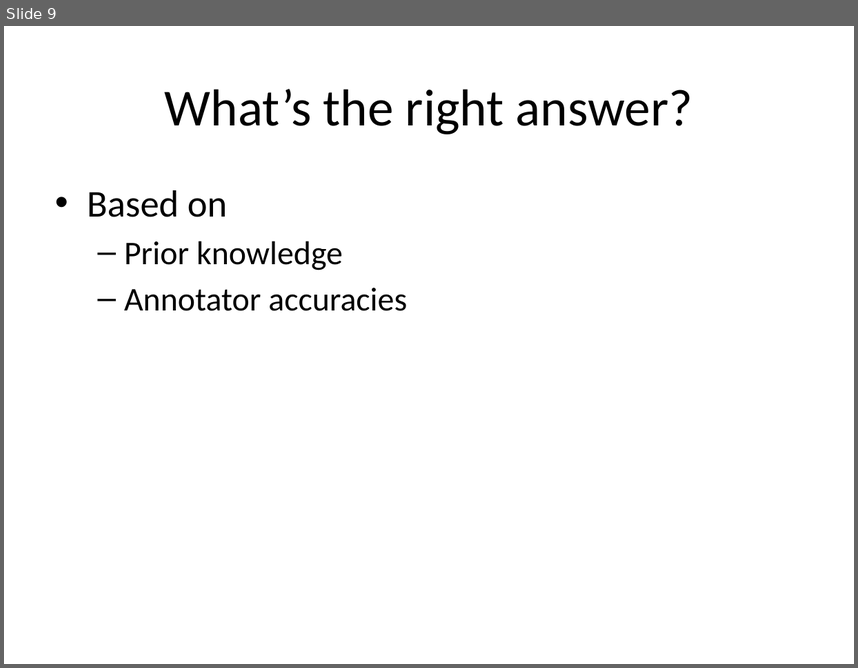
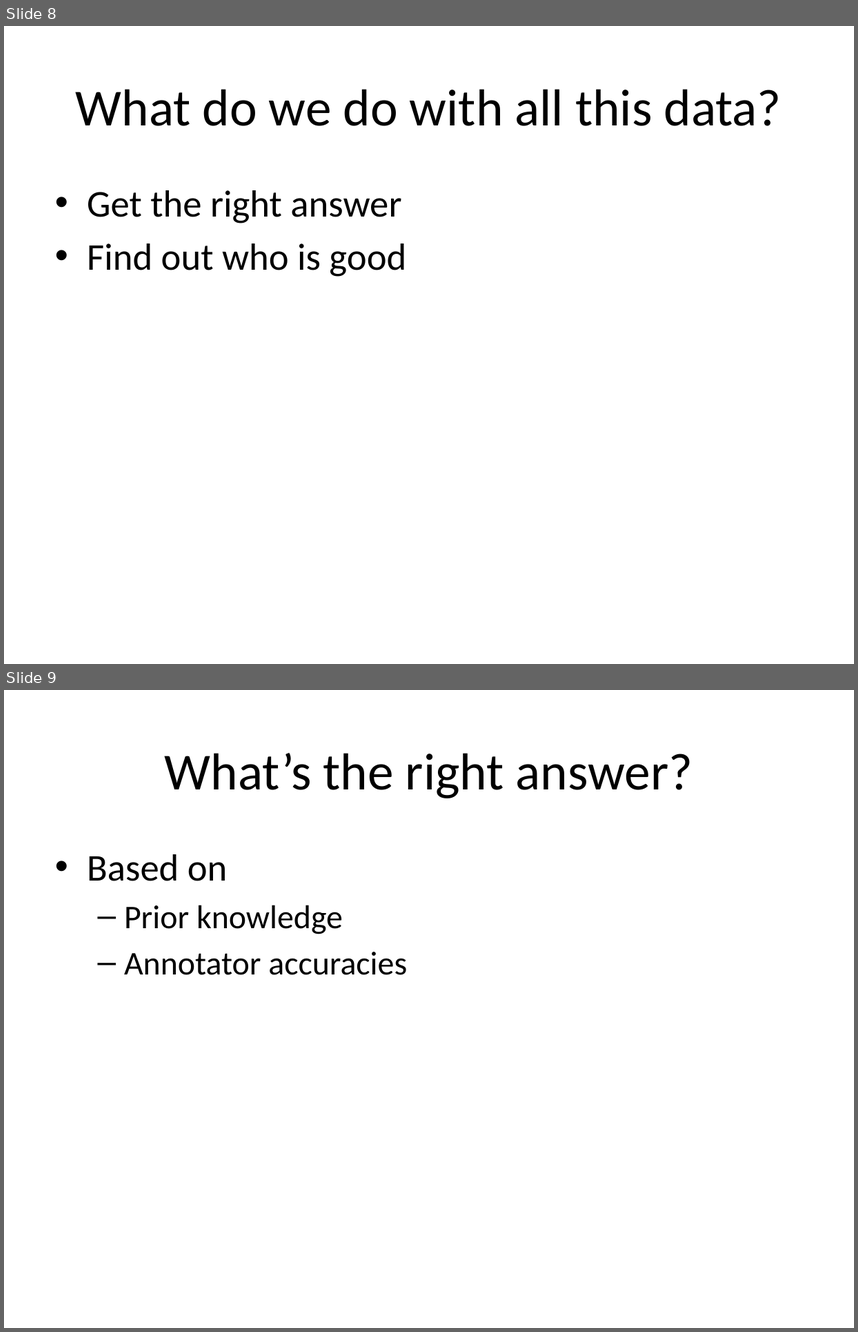
Before and after one commit to giovannic/crowdtrust, a slide deck: presentation/giosCrowdTrust .pptx. Shown one above the other, each under a label of ours: slide 9 before the commit, slides 8 and 9 after it. The pictures are 858x668 and 858x1332 pixels, drawn with LibreOffice and Linux fonts; fonts in the diff are those of the drawing; background and template pictures are left out. Boxes give left, top, right and bottom in pixels: in the first picture for what was removed or moved away, otherwise in the second. Text is boxed around its words. In the diff, an @@ line names an element or a change of style, - is before the commit and + after.

```diff
--- a/presentation/giosCrowdTrust .pptx
+++ b/presentation/giosCrowdTrust .pptx
@@ slide 8 added at [4, 26, 854, 664], background picture (left out) @@
@@ title added at [76, 89, 782, 126], 44 pt, text #000000 @@
+What do we do with all this data?
@@ text added at [87, 190, 406, 276], 32 pt, text #000000 @@
+• Get the right answer
+• Find out who is good
```
Also in this commit, not shown: 2 slides changed, 4 other slides added, 1 slide removed, 22 other files.
